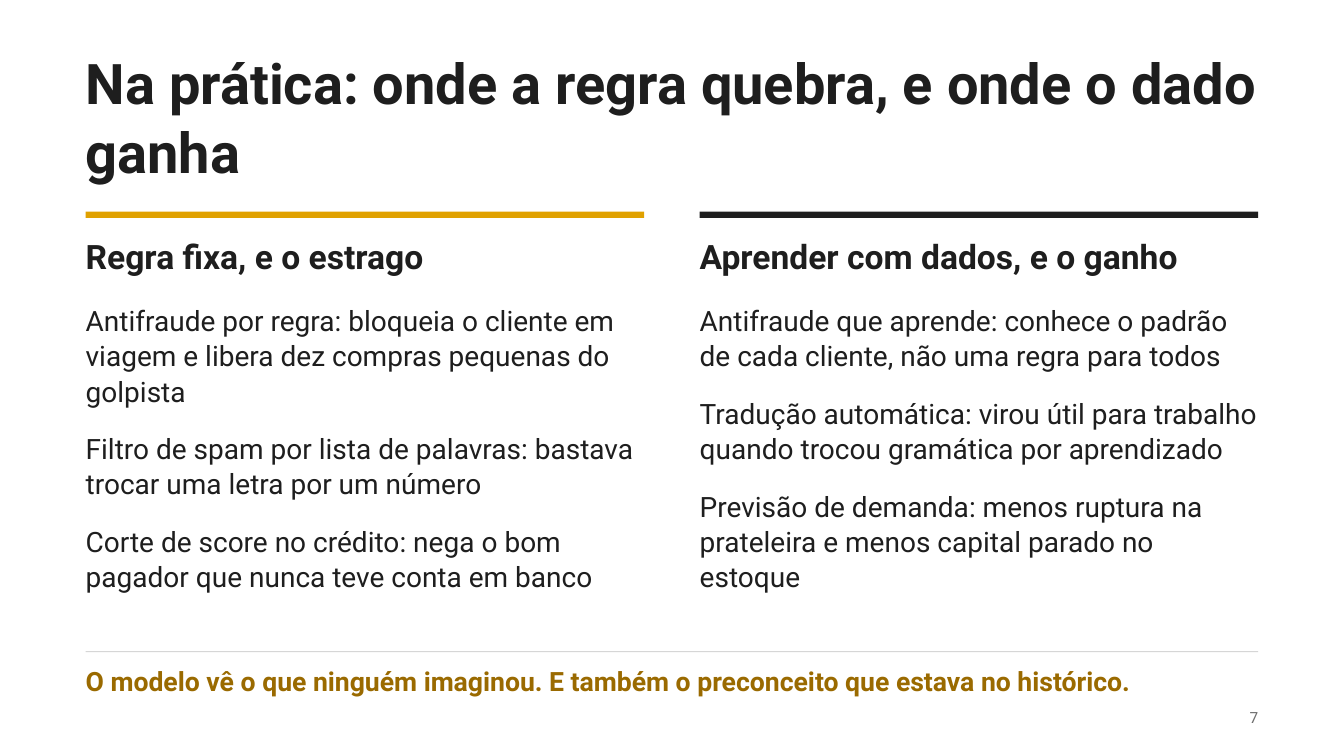
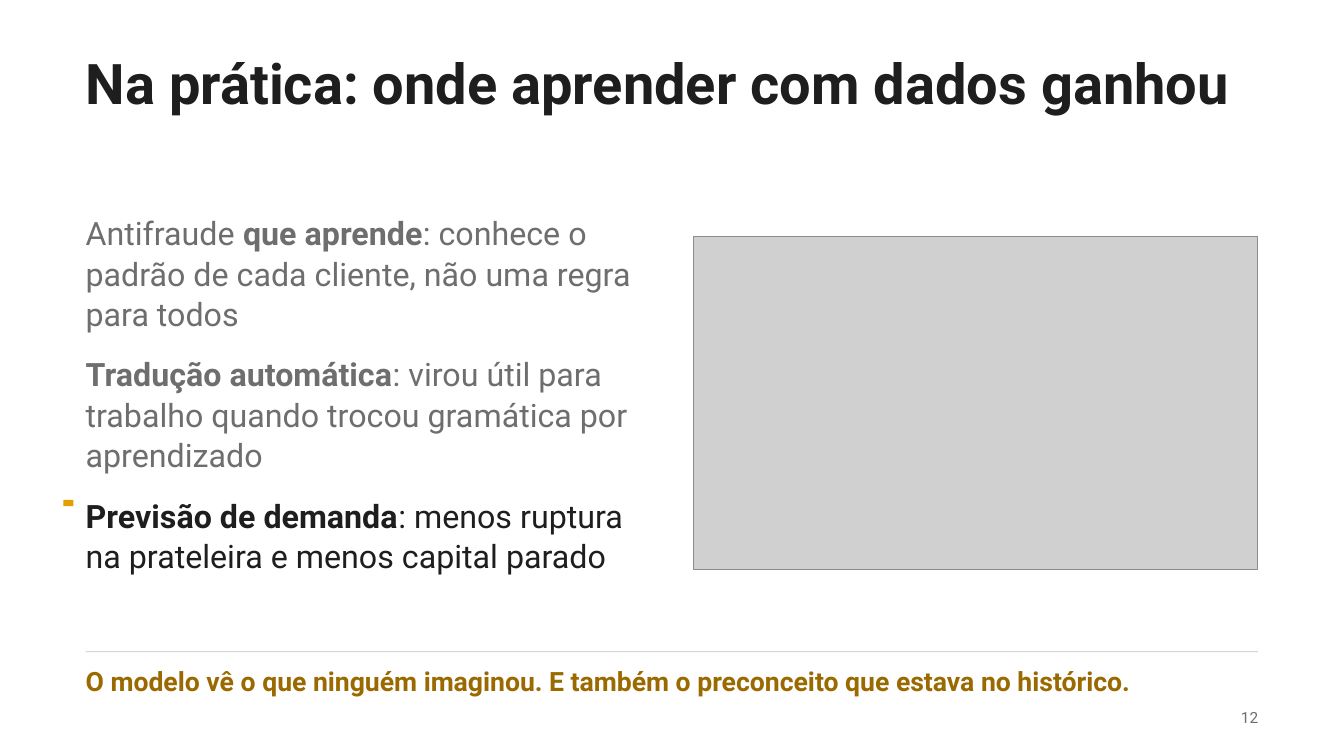
Before and after one commit to talks4all/talks4all.github.io, a slide deck: slide 12 of files/ia-no-seu-dia-urcamp.pptx (slide 7 before the commit). Drawn at 1344x756 pixels with LibreOffice and Linux fonts; fonts in the diff are those of the drawing; grey boxes stand for pictures. Boxes give left, top, right and bottom in pixels: in the first picture for what was removed or moved away, otherwise in the second. Text is boxed around its words. In the diff, an @@ line names an element or a change of style, - is before the commit and + after.

```diff
--- a/files/ia-no-seu-dia-urcamp.pptx
+++ b/files/ia-no-seu-dia-urcamp.pptx
@@ text at bbox=[86, 62, 1229, 116]: text changed @@
-Na prática: onde a regra quebra, e onde o dado ganha
+Na prática: onde aprender com dados ganhou
@@ rectangle removed at bbox=[86, 212, 644, 218] @@
@@ text added at bbox=[86, 220, 631, 333], 23 pt, text #6E6E6E @@
+Antifraude que aprende: conhece o padrão de cada cliente, não uma regra para todos
@@ picture added at bbox=[694, 237, 1258, 570] @@
@@ rectangle removed at bbox=[700, 212, 1258, 218] @@
@@ text removed at bbox=[86, 243, 424, 276] @@
-Regra fixa, e o estrago
@@ text removed at bbox=[700, 243, 1178, 276] @@
-Aprender com dados, e o ganho
@@ text removed at bbox=[86, 309, 633, 593] @@
-Antifraude por regra: bloqueia o cliente em viagem e libera dez compras pequenas do golpista
-Filtro de spam por lista de palavras: bastava trocar uma letra por um número
-Corte de score no crédito: nega o bom pagador que nunca teve conta em banco
@@ text removed at bbox=[700, 309, 1257, 593] @@
-Antifraude que aprende: conhece o padrão de cada cliente, não uma regra para todos
-Tradução automática: virou útil para trabalho quando trocou gramática por aprendizado
-Previsão de demanda: menos ruptura na prateleira e menos capital parado no estoque
@@ text added at bbox=[86, 362, 627, 474], 23 pt, text #6E6E6E @@
+Tradução automática: virou útil para trabalho quando trocou gramática por aprendizado
@@ rectangle added at bbox=[64, 500, 74, 506], fill #E0A100 @@
@@ text added at bbox=[86, 504, 623, 575], 23 pt, text #1E1E1E @@
+Previsão de demanda: menos ruptura na prateleira e menos capital parado
@@ text at bbox=[1241, 712, 1258, 723]: text changed @@
-7
+12
```
Also in this commit, not shown: 31 other slides changed, 15 slides added, 5 other files.
